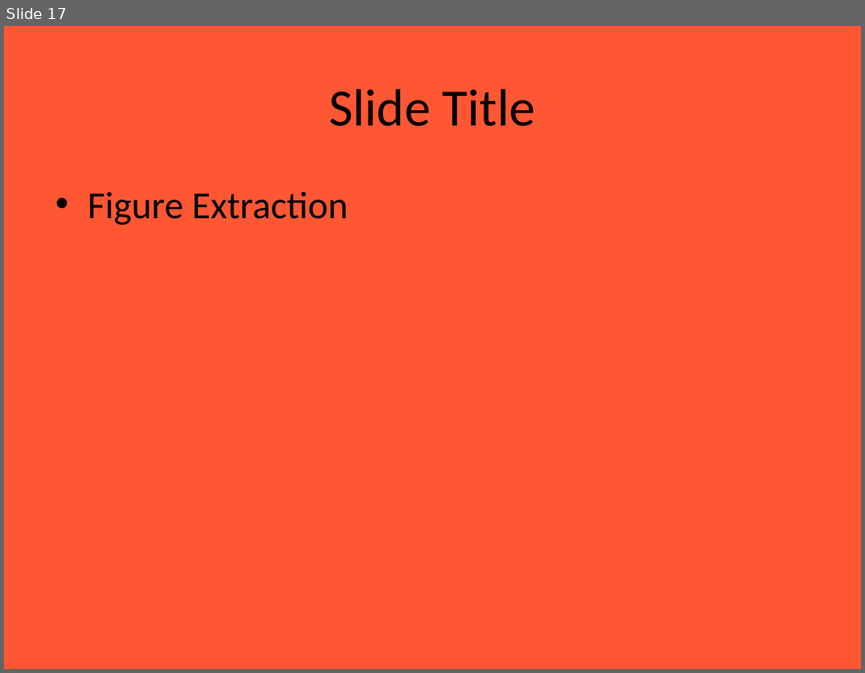
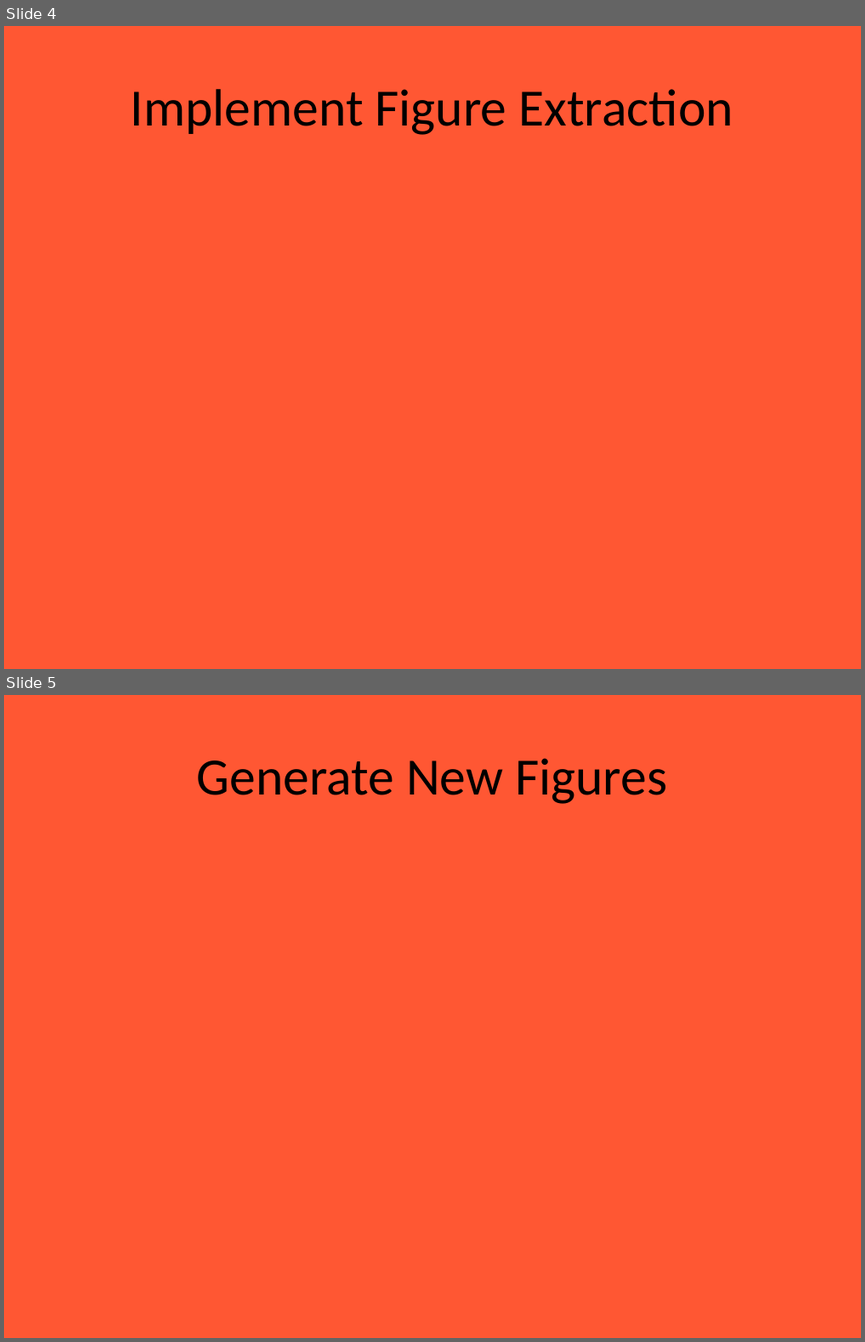
Before and after one commit to Chanyen20/slideCraft, a slide deck: server/uploads/SmartSlideGen.pptx. Shown one above the other, each under a label of ours: slide 17 before the commit, slides 4 and 5 after it. The pictures are 865x673 and 865x1342 pixels, drawn with LibreOffice and Linux fonts; fonts in the diff are those of the drawing. Boxes give left, top, right and bottom in pixels: in the first picture for what was removed or moved away, otherwise in the second. Text is boxed around its words. In the diff, an @@ line names an element or a change of style, - is before the commit and + after.

```diff
--- a/server/uploads/SmartSlideGen.pptx
+++ b/server/uploads/SmartSlideGen.pptx
@@ slide 5 added at box(4, 695, 861, 1338), background #FF5733 @@
@@ title added at box(197, 758, 667, 804), 44 pt, text #000000 @@
+Generate New Figures
@@ what was slide 17 is now slide 4 @@
@@ slide 4 changed as well @@
@@ title at box(131, 89, 732, 135): text changed @@
-Slide Title
+Implement Figure Extraction
@@ text removed at box(87, 192, 348, 225) @@
-• Figure Extraction
```
Also in this commit, not shown: 1 other slide changed, 3 other slides added, 40 slides removed, 2 other files.
